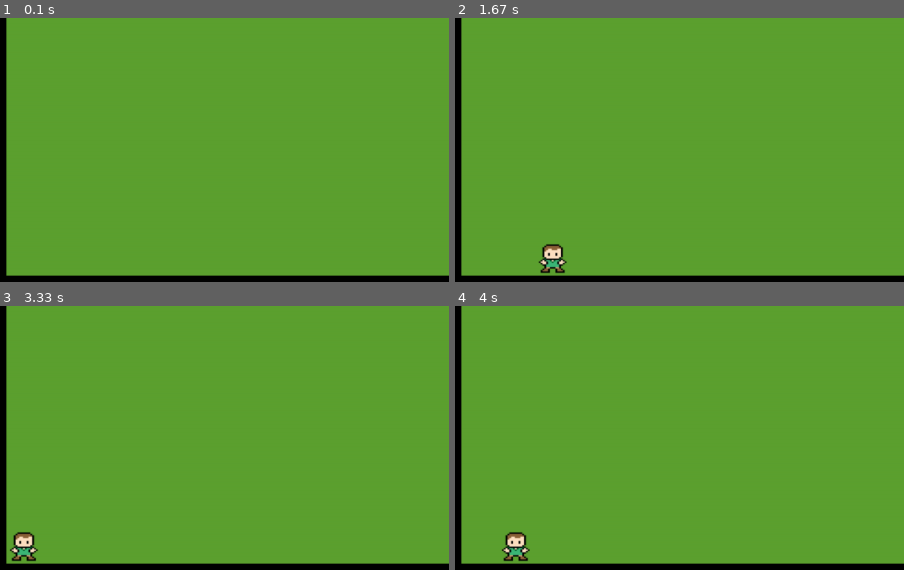
Above: before the commit, frames 1-4 (two rows, left to right).
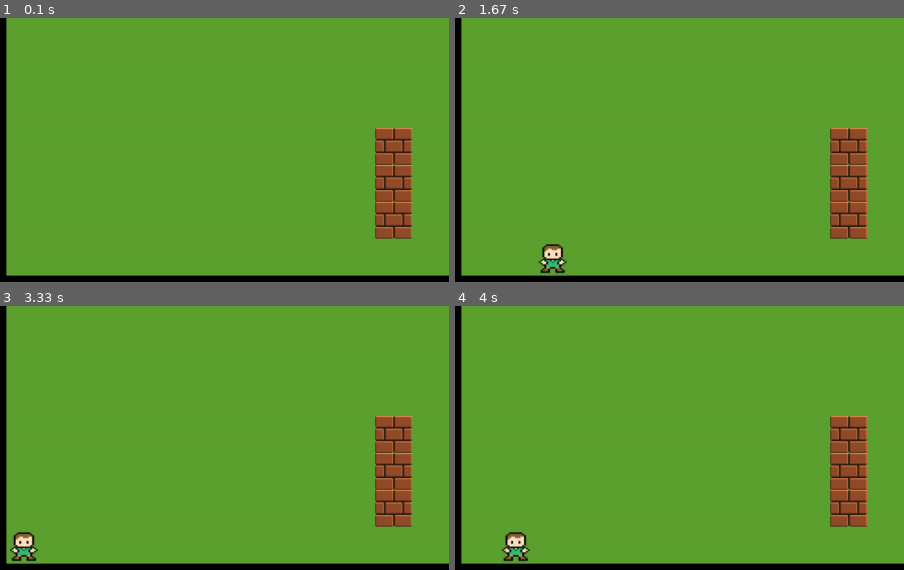
Above: after the commit, the same moments.

Repository: ArtSharaev/PygameProject
Game: pygame game, started from run.py
Same seed, same stepped clock (60 frames per second), same inputs: the game is played once before the commit and once after it.
Inputs:
- Up to frame 1 (0.1 s): no input
- Up to frame 2 (1.67 s): hold Right 0.33-0.8 s; hold Up 0.83-1.13 s; hold Right 1.17-1.63 s
- Up to frame 3 (3.33 s): hold Left 1.67-2.2 s; hold Down 2.23-2.53 s; hold Left 2.57-2.97 s; hold Up from 3 s (still down)
- Up to frame 4 (4 s): release Up at 3.37 s; hold Right from 3.4 s (still down)
The pictures show only the part of the screen within x 0-50%, y 50-100%; the shares and areas given below are measured in that part.

The runs differ from the first frame. In frame 1, 3.5% of the frame differs, in the area x 83-92%, y 41-84%; in frame 2, 3.5%; in frame 3, 3.5%; in frame 4, 3.5%.

Commit message:
25% работы, добавил класс стены (3)

Diff:
--- a/MyClasses/BoardClass.py
+++ b/MyClasses/BoardClass.py
@@ -1,3 +1,15 @@
+"""
+Класс игрового поля - доски произвольных размеров,
+на которой будут происходить игровые события.
+Коды объектов на доске.
+Игрок - 1
+Выход - 2
+Стена - 3
+Охранник - 4
+Охотник - 5
+"""
+
+
 import pygame
 
 
--- a/MyClasses/PlayerClass.py
+++ b/MyClasses/PlayerClass.py
@@ -1,3 +1,10 @@
+"""
+Класс объекта - игрока, которым будет управлять пользователь.
+Игрок занимает одну клетку поля.
+На матрице доски игрок обозначается цифрой 1
+"""
+
+
 import pygame
 from pprint import *
 
--- /dev/null
+++ b/MyClasses/WallClass.py
@@ -0,0 +1,25 @@
+"""
+Класс объектов - стен, столкнувшись с которыми игрок умирает.
+Стены не двигаются, при переходе на новый уровень они отрисовываются заново.
+Охотники будут должны двигаться, обходя стены.
+Стена занимает одну клетку поля и может быть продлена засчет
+других экземпляров данного класса.
+На матрице доски стена обозначается цифрой 3
+"""
+
+import pygame
+
+
+class Wall(pygame.sprite.Sprite):
+    image = pygame.image.load('Sprites/wall.png')
+
+    def __init__(self, x, y, boardclass, *group):
+        super().__init__(*group)
+        self.matrix_coords = [x, y]
+        self.boardclass = boardclass
+        self.image = Wall.image
+        self.rect = self.image.get_rect()
+        self.rect.x = x * self.boardclass.cell_size + self.boardclass.indleft
+        self.rect.y = y * self.boardclass.cell_size + self.boardclass.indleft
+        self.matrix_coords = [y, x]
+        self.boardclass.board[self.matrix_coords[0]][self.matrix_coords[1]] = 3
--- a/run.py
+++ b/run.py
@@ -1,5 +1,6 @@
 from MyClasses.BoardClass import *
 from MyClasses.PlayerClass import *
+from MyClasses.WallClass import *
 
 if __name__ == '__main__':
     pygame.init()
@@ -8,7 +9,13 @@
     board = Board(24, 14, cell_size=50)  # поле 24х14 со стороной клетки 50пкс
     screen.fill((0, 0, 0))  # пока фон игры просто залит черным цветом
     player = Player(0, 0, board)
+    wall1 = Wall(10, 10, board)
+    wall2 = Wall(10, 11, board)
+    wall3 = Wall(10, 12, board)
     board.sprite_group.add(player)
+    board.sprite_group.add(wall1)
+    board.sprite_group.add(wall2)
+    board.sprite_group.add(wall3)
     board.render(screen)  # первая отрисовка поля
     # clock = pygame.time.Clock()
     running = True
